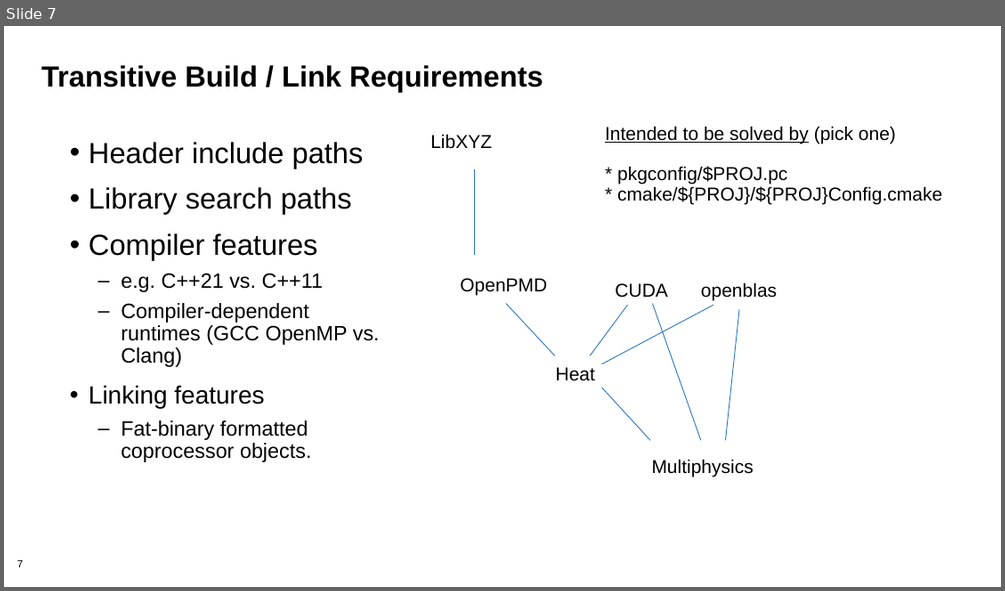
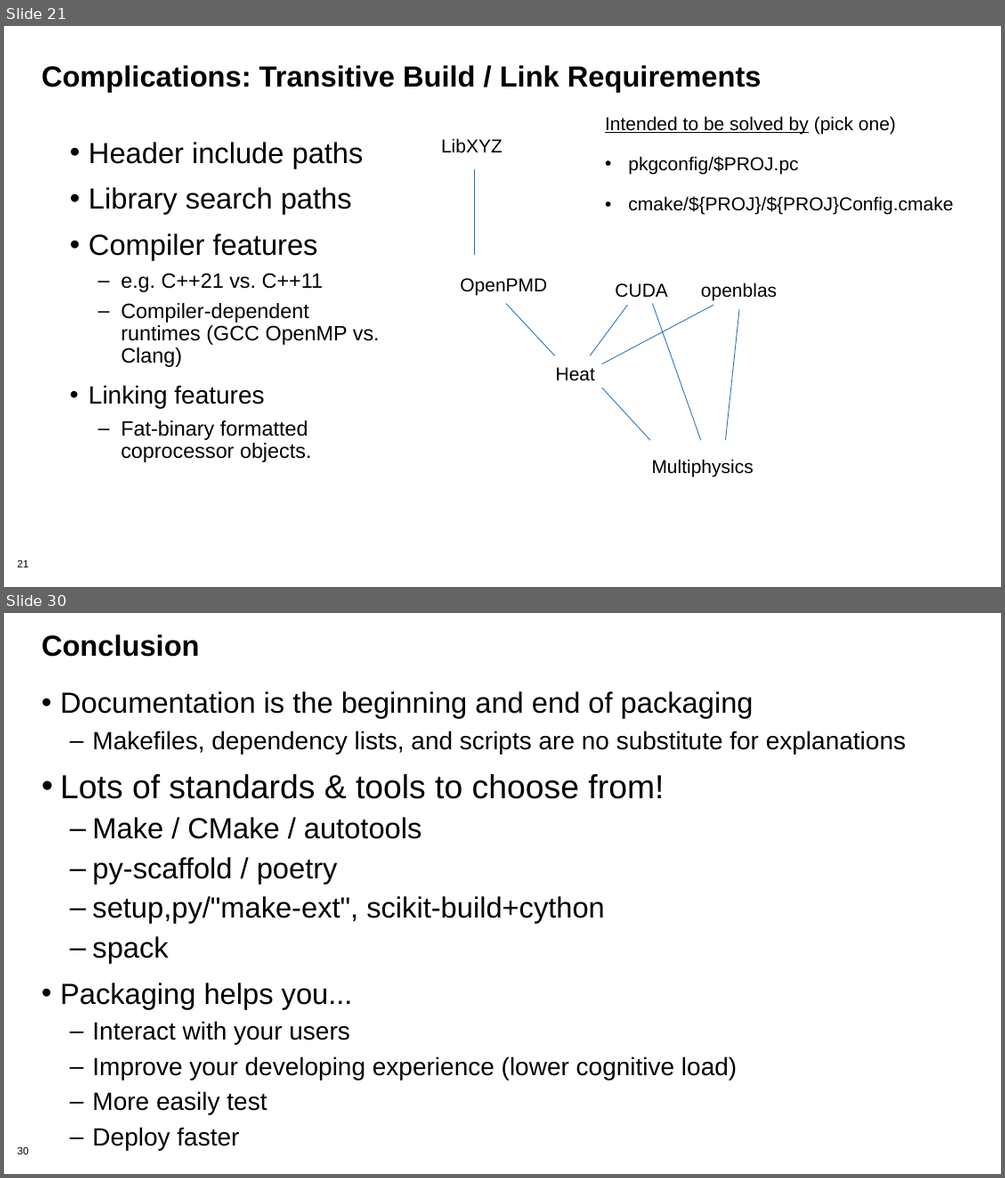
Before and after one commit to bssw-tutorial/presentations, a slide deck: packaging.pptx. Shown one above the other, each under a label of ours: slide 7 before the commit, slides 21 and 30 after it; the slides between them are not shown. The pictures are 1005x591 and 1005x1178 pixels, drawn with LibreOffice and Linux fonts; fonts in the diff are those of the drawing; background and template pictures are left out. Boxes give left, top, right and bottom in pixels: in the first picture for what was removed or moved away, otherwise in the second. Text is boxed around its words. In the diff, an @@ line names an element or a change of style, - is before the commit and + after.

Commit message:
First draft of packaging tutorial.

```diff
--- a/packaging.pptx
+++ b/packaging.pptx
@@ slide 30 added at (4,613,1001,1174), background #FFFFFF; not listed: 1 template element that a slide beside it also shows @@
@@ title added at (41,634,200,657), 28 pt, text #000000, bold @@
+Conclusion
@@ text added at (60,691,906,1115), 24 pt, text #000000 @@
+• Documentation is the beginning and end of packaging
+  – Makefiles, dependency lists, and scripts are no substitute for explanations
+• Lots of standards & tools to choose from!
+  – Make / CMake / autotools
+  – py-scaffold / poetry
+  – setup,py/"make-ext", scikit-build+cython
+  – spack
+• Packaging helps you...
+  – Interact with your users
+  – Improve your developing experience (lower cognitive load)
+  – More easily test
+  – Deploy faster
@@ what was slide 7 is now slide 21 @@
@@ slide 21 changed as well @@
@@ title at (41,65,761,92): text changed @@
-Transitive Build / Link Requirements
+Complications: Transitive Build / Link Requirements
@@ text "LibXYZ": place and size @@
-text "LibXYZ" at (430,134,492,149)
+text "LibXYZ" at (441,138,502,152)
@@ text "Intended to be solved by ...": place and size @@
-text "Intended to be solved by ..." at (605,126,942,205)
+text "Intended to be solved by ..." at (605,116,953,215)
@@ text at (628,156,953,215): text changed @@
-* pkgconfig/$PROJ.pc
-* cmake/${PROJ}/${PROJ}Config.cmake
+• pkgconfig/$PROJ.pc
+• cmake/${PROJ}/${PROJ}Config.cmake
@@ page number at (17,560,29,567): text changed @@
-7
+21
```
Also in this commit, not shown: 7 other slides changed, 23 other slides added, 1 slide removed.
